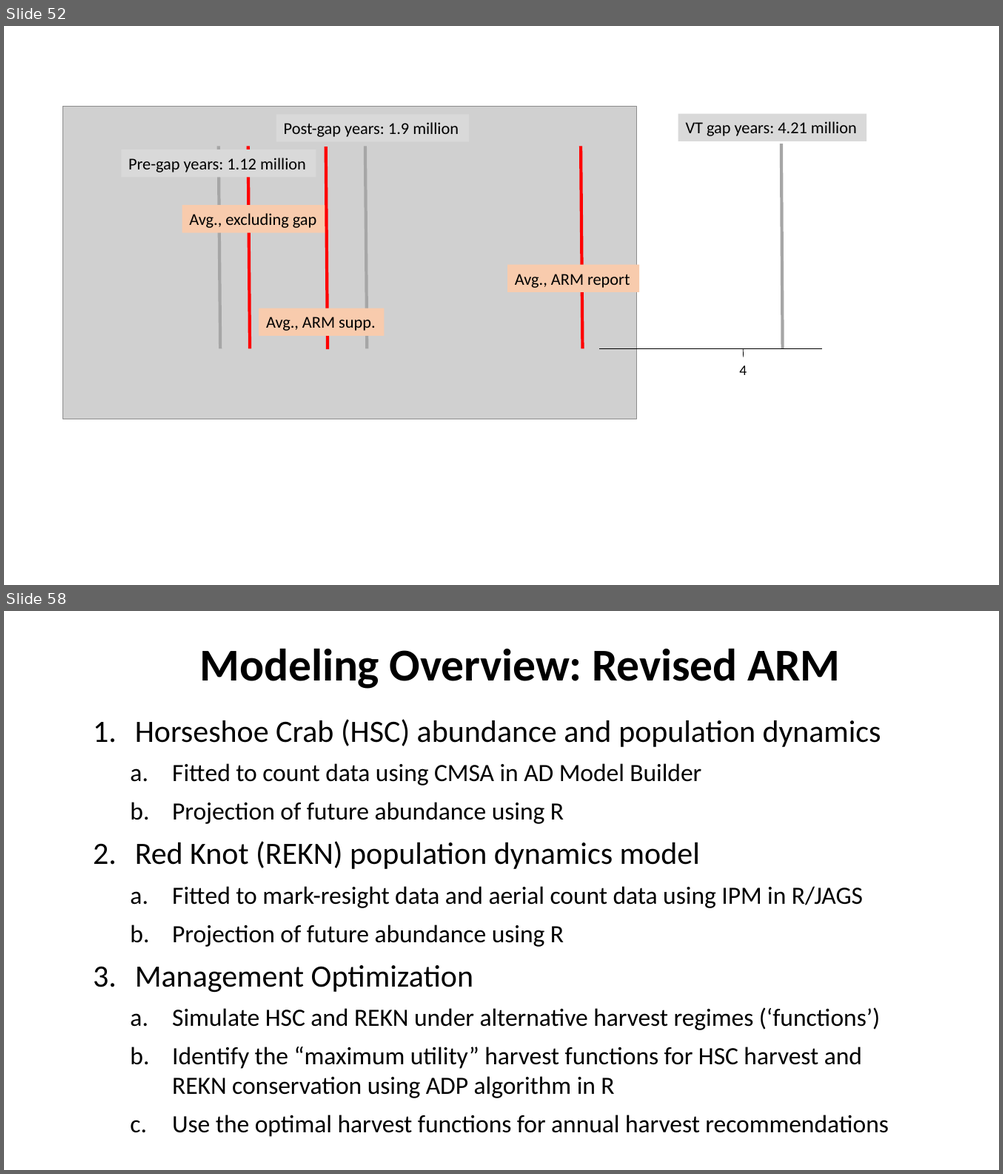
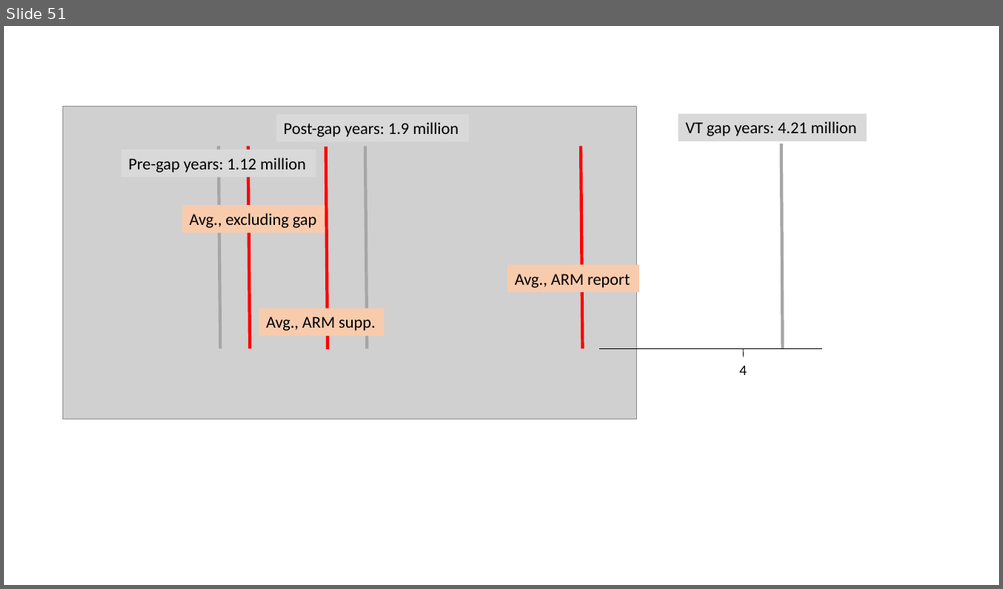
Before and after one commit to kevintshoemaker/NRES-470, a slide deck: REKN2.pptx. Shown one above the other, each under a label of ours: slides 52 and 58 before the commit, slide 51 after it; the slides between them are not shown. The pictures are 1003x1174 and 1003x589 pixels, drawn with LibreOffice and Linux fonts; fonts in the diff are those of the drawing; grey boxes stand for pictures. Boxes give left, top, right and bottom in pixels: in the first picture for what was removed or moved away, otherwise in the second. Text is boxed around its words. In the diff, an @@ line names an element or a change of style, - is before the commit and + after.

```diff
--- a/REKN2.pptx
+++ b/REKN2.pptx
@@ slide 58 removed at [4, 611, 999, 1170], background #FFFFFF @@
@@ text removed at [200, 648, 840, 689] @@
-Modeling Overview: Revised ARM
@@ text removed at [135, 719, 888, 1137] @@
-1. Horseshoe Crab (HSC) abundance and population dynamics
-  a. Fitted to count data using CMSA in AD Model Builder
-  b. Projection of future abundance using R
-2. Red Knot (REKN) population dynamics model
-  a. Fitted to mark-resight data and aerial count data using IPM in R/JAGS
-  b. Projection of future abundance using R
-3. Management Optimization
-  a. Simulate HSC and REKN under alternative harvest regimes (‘functions’)
-  b. Identify the “maximum utility” harvest functions for HSC harvest and REKN conservation using ADP algorithm in R
-  c. Use the optimal harvest functions for annual harvest recommendations
@@ what was slide 52 is now slide 51 @@
```
Also in this commit, not shown: 4 slides changed, 9 slides added, 28 other slides removed, 3 other files.
